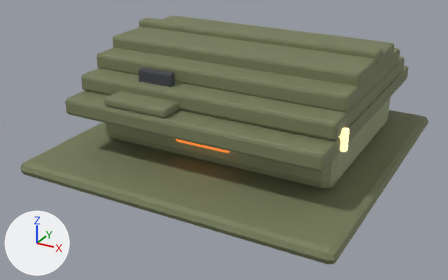
The glTF model game/assets/models/com_barracks.glb as it was, and as the next commit left it.
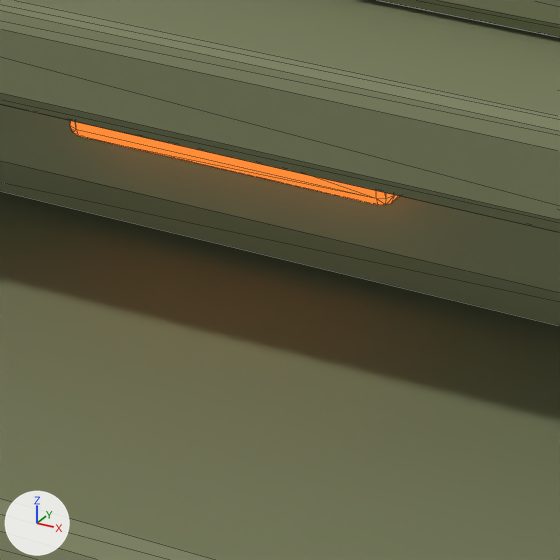
Each version appears first whole from a camera (50 mm lens) standing at (1.62, -3.17, 1.62) and looking at (-0.04, -0.15, 0.11), and next in a close-up on the part from 37% to 57% of the width and 43% to 75% of the height. The axes (+X, +Y, +Z) are drawn at lower left. The lights are the same throughout. The last two pictures show the newer version. The close-ups show mesh edges as thin lines. Vertices at exactly the same position are counted once.

In view in the first close-up: 'com_barracks'.
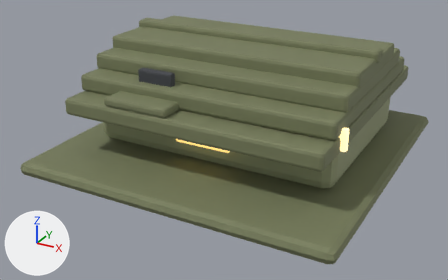
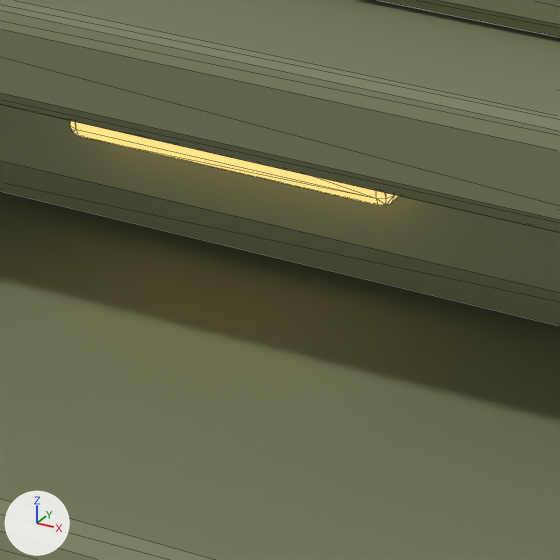
Diff of the bpy script that builds the scene:
```diff
--- a/game/assets/models/com_barracks.glb.py
+++ b/game/assets/models/com_barracks.glb.py
@@ mat_ferrite_1_2 @@
+mat_ferrite_1_2 = principled_material('ferrite_1.2')
+mat_ferrite_1_2.base_color = (0.82, 0.55, 0.175)  # orange #eac474
+mat_ferrite_1_2.roughness = 0.7
+mat_ferrite_1_2.emission_color = (0.984, 0.66, 0.21)  # orange #fdd47e
+mat_ferrite_1_2.emission_strength = 1.0
@@ me_cube @@
 me_cube.from_pydata(...)  # 804 vertices, 1548 faces; spans x -0.95..0.95, y -0.95..0.95, z 0.0..0.72
 # used by ob_com_barracks; location = (0.0, 0.0, 0.0)
+# me_cube part 1: all 108 faces that had it switch from mat_orange_1_2 (orange #e8762c, glowing orange #fb8030) to mat_ferrite_1_2 (orange #eac474, glowing orange #fdd47e)
 me_cube.materials.append(mat_olived_0_0)
```

Changed parts and their boxes [x1, y1, x2, y2] in the close-ups (560 x 560 px):
part 1 of me_cube, recoloured (lighter)
    both: [70, 121, 400, 205]
